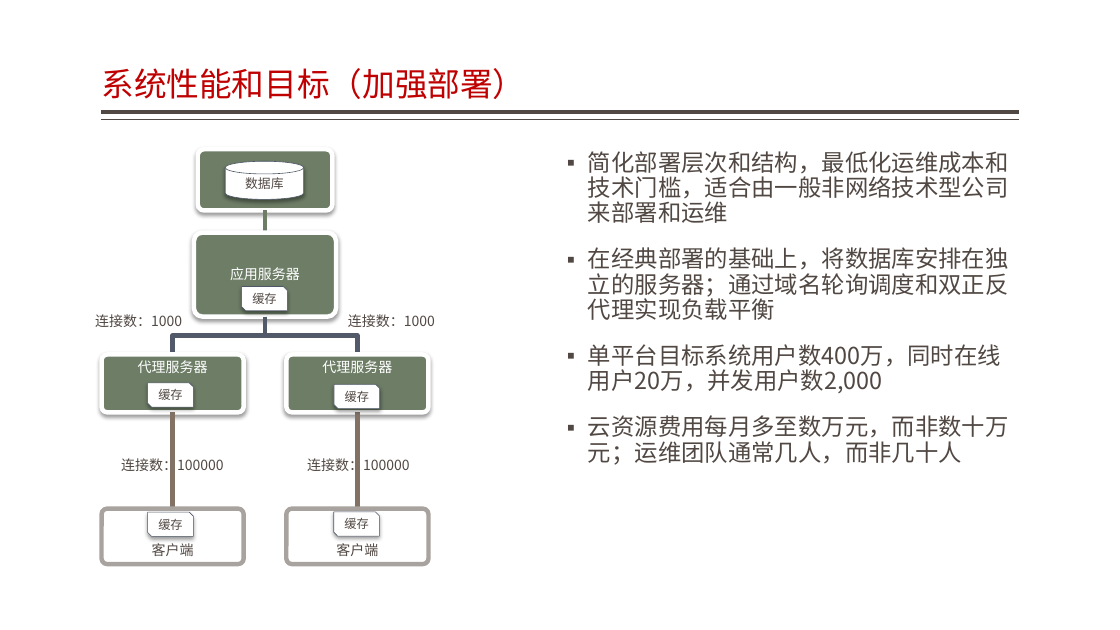
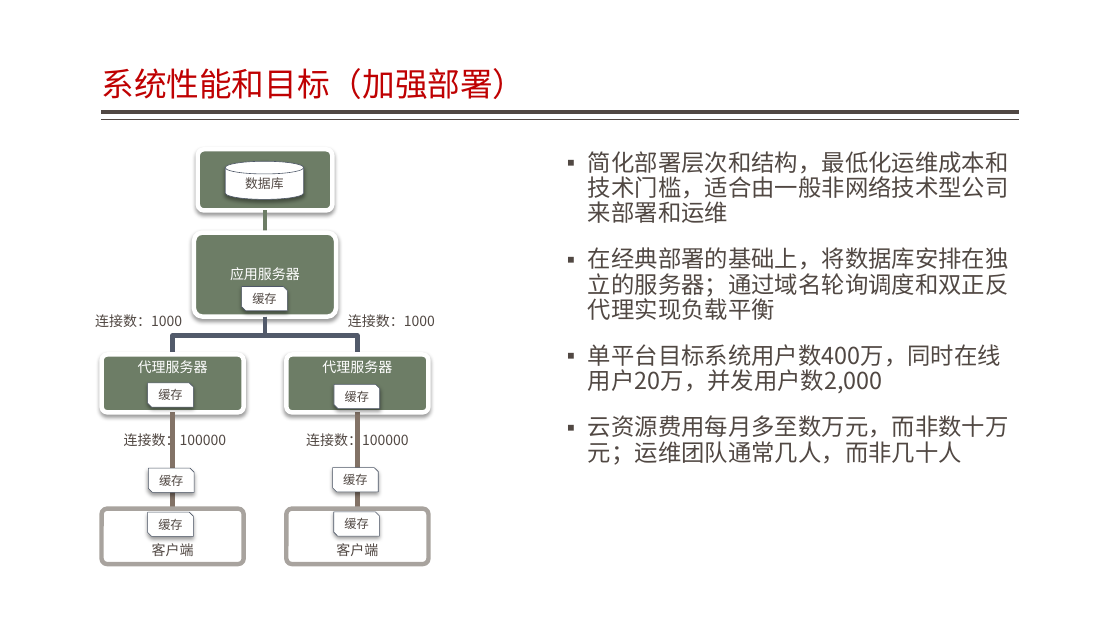
Before and after one commit to jzgi/chainsmart, a slide deck: slide 14 of Docs/品链应用参考设计.pptx (slide 15 before the commit). Drawn at 1120x630 pixels with LibreOffice and Linux fonts; fonts in the diff are those of the drawing. Boxes give left, top, right and bottom in pixels: in the first picture for what was removed or moved away, otherwise in the second. Text is boxed around its words. In the diff, an @@ line names an element or a change of style, - is before the commit and + after.

```diff
--- a/Docs/品链应用参考设计.pptx
+++ b/Docs/品链应用参考设计.pptx
@@ text "连接数：100000": place and size @@
-text "连接数：100000" at bbox=[121, 456, 224, 474]
+text "连接数：100000" at bbox=[124, 431, 227, 449]
@@ text "连接数：100000": place and size @@
-text "连接数：100000" at bbox=[307, 456, 410, 474]
+text "连接数：100000" at bbox=[306, 431, 409, 449]
@@ snip diag rect added at bbox=[149, 468, 194, 492], fill #FFFFFF, outline #505868 0.5 pt, 10.5 pt, text #514843 @@
+缓存
@@ snip diag rect added at bbox=[333, 468, 378, 492], fill #FFFFFF, outline #505868 0.5 pt, 10.5 pt, text #514843 @@
+缓存
```
Also in this commit, not shown: 4 other slides changed, 10 other files.
